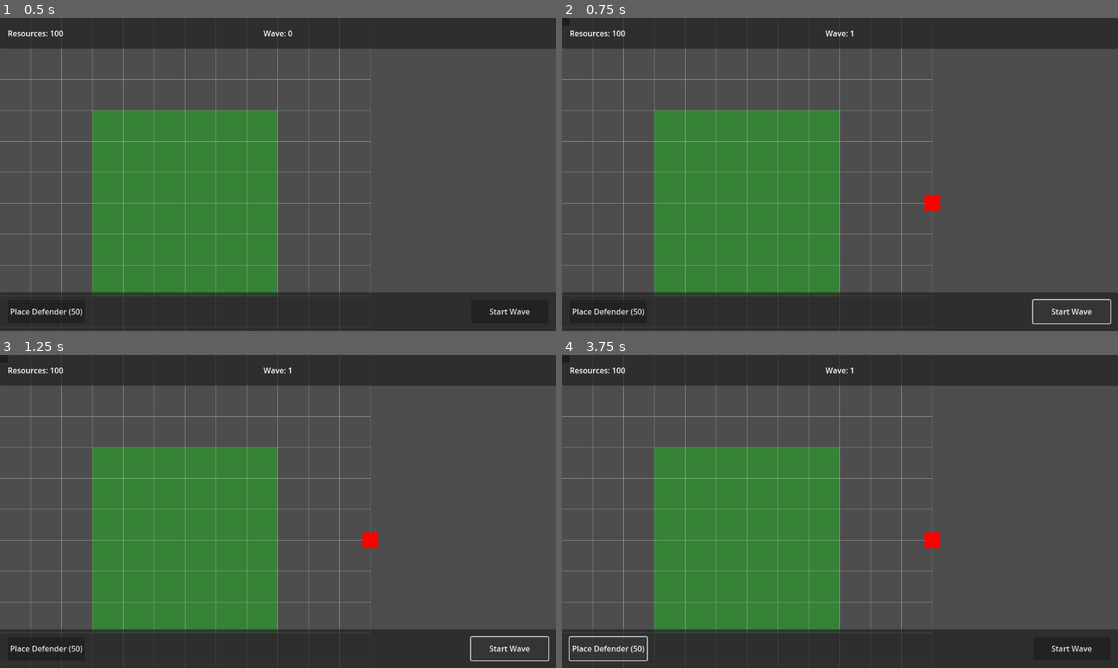
Above: before the commit, frames 1-4 (two rows, left to right).
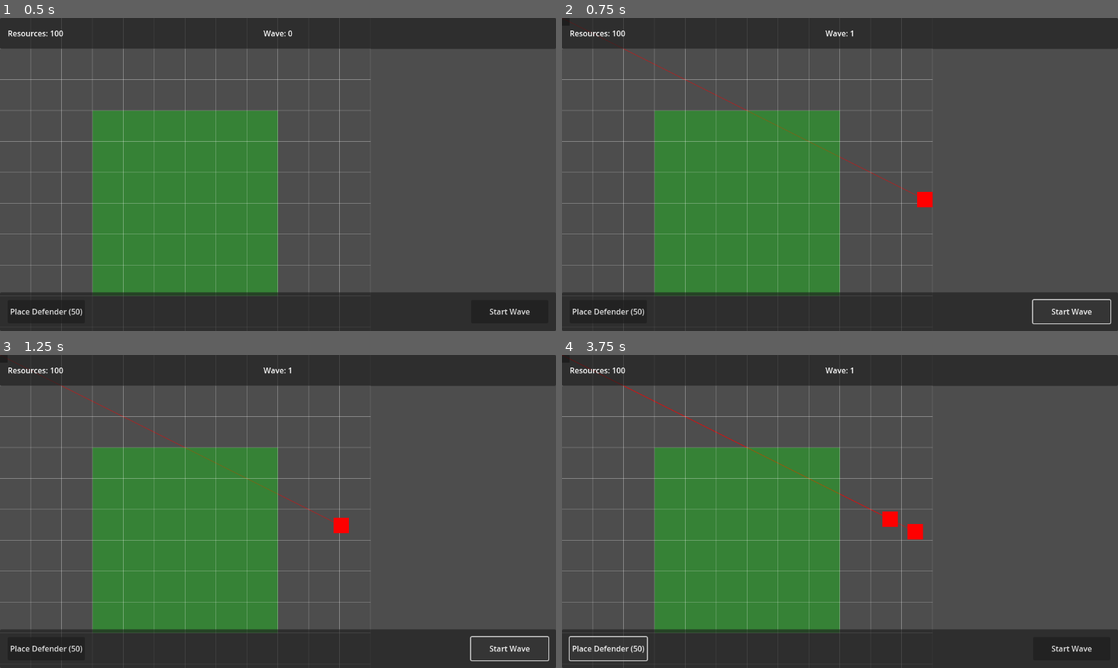
Above: after the commit, the same moments.

Repository: BerkZerker/Skyland-Defenders
Game: Godot game, scene res://scenes/game.tscn
The game is run twice, just before and just after one commit, with the same random seed, the same clock (stepped at 60 frames per second) and the same inputs.
Inputs:
- Up to frame 1 (0.5 s): no input
- Up to frame 2 (0.75 s): click "Start Wave" at 0.5 s
- Up to frame 3 (1.25 s): no input
- Up to frame 4 (3.75 s): click "Start Wave" at 1.25 s; click "Place Defender (50)" at 2 s; click "Place Defender (50)" at 2.75 s; click "Place Defender (50)" at 3.5 s

Frame 1 is identical in both runs. In frame 2, 0.4% of the frame differs, in the area x 0-69%, y 0-62%; in frame 3, 0.5%; in frame 4, 0.7%.
Error after the commit: Invalid access to property or key 'position' on a base object of type 'previously freed'. (res://scripts/enemy.gd:51)

Commit message:
enemy movement

Diff:
--- a/scenes/game.tscn
+++ b/scenes/game.tscn
@@ -7,11 +7,11 @@
 [node name="Game" type="Node2D"]
 script = ExtResource("1_76dmx")
 
+[node name="Camera2D" type="Camera2D" parent="."]
+anchor_mode = 0
+
 [node name="GridSystem" type="Node2D" parent="."]
 script = ExtResource("2_u4k2b")
-
-[node name="Camera2D" type="Camera2D" parent="."]
-anchor_mode = 0
 
 [node name="WaveSystem" type="Node2D" parent="."]
 script = ExtResource("3_w4k3p")
--- a/scripts/defender.gd
+++ b/scripts/defender.gd
@@ -15,6 +15,10 @@
 @onready var range_area: Area2D = $RangeArea
 
 func _ready() -> void:
+	# Add to defenders group
+	add_to_group("defenders")
+	print("Defender: Added to defenders group")
+
 	# Set up the range area
 	var collision_shape = range_area.get_node("CollisionShape2D")
 	var circle_shape = collision_shape.shape as CircleShape2D
--- a/scripts/enemy.gd
+++ b/scripts/enemy.gd
@@ -6,35 +6,76 @@
 @export var attack_damage: float = 10.0
 @export var attack_range: float = 40.0
 @export var attack_cooldown: float = 1.0
+@export var target_update_interval: float = 1.0  # How often to update target
 
 # State management
 var current_health: float = max_health
 var can_attack: bool = true
 var current_target: Node2D = null
+var target_update_timer: float = 0.0
+
+# Movement and pathing
+var path_to_target: Vector2 = Vector2.ZERO
+var last_target_pos: Vector2 = Vector2.ZERO
 
 # Node references
 @onready var attack_area: Area2D = $AttackArea
 @onready var visual: ColorRect = $ColorRect
+@onready var path_line: Line2D = $PathLine if has_node("PathLine") else null
 
 func _ready() -> void:
 	current_health = max_health
 	add_to_group("enemies")
+	print("Enemy: Added to enemies group")
+
+	# Initialize path visualization if it doesn't exist
+	if not path_line and Engine.is_editor_hint() == false:
+		path_line = Line2D.new()
+		path_line.name = "PathLine"
+		path_line.width = 2.0
+		path_line.default_color = Color(1, 0, 0, 0.4)  # Semi-transparent red
+		path_line.z_index = -1  # Draw behind the enemy
+		add_child(path_line)
+
+	# Find defenders right away
 	find_closest_defender()
 
 func _physics_process(delta: float) -> void:
+	# Update target periodically to always move toward closest defender
+	target_update_timer += delta
+	if target_update_timer >= target_update_interval:
+		target_update_timer = 0
+		find_closest_defender()
+
 	if current_target:
-		if position.distance_to(current_target.position) > attack_range:
-			# Move towards target
+		print("Enemy: Moving toward target at ", current_target.position)
+		# Check if we're in attack range
+		var distance_to_target = position.distance_to(current_target.position)
+
+		if distance_to_target > attack_range:
+			# Update path if target moved significantly
+			if last_target_pos.distance_to(current_target.position) > 20:
+				update_path_to_target()
+
+			# Move towards target using linear movement
 			var direction = (current_target.position - position).normalized()
 			velocity = direction * movement_speed
+			print("Enemy: Moving with velocity ", velocity)
 			move_and_slide()
+			print("Enemy: New position ", position)
+
+			# Update path visualization
+			update_path_visualization()
 		elif can_attack:
 			attack_target()
 	else:
+		print("Enemy: No target found, searching...")
 		find_closest_defender()
 
 func find_closest_defender() -> void:
 	var defenders = get_tree().get_nodes_in_group("defenders")
+	print("Enemy: Searching for defenders, found: ", defenders.size())
+
 	if defenders.size() > 0:
 		var closest_defender = null
 		var closest_distance = INF
@@ -46,6 +87,23 @@
 				closest_defender = defender
 
 		current_target = closest_defender
+		print("Enemy: Found target at position ", current_target.position if current_target else "none")
+
+		if current_target:
+			last_target_pos = current_target.position
+			update_path_to_target()
+
+func update_path_to_target() -> void:
+	if current_target:
+		# For basic linear movement, the path is just a straight line
+		path_to_target = current_target.position
+		last_target_pos = current_target.position
+
+func update_path_visualization() -> void:
+	if path_line and current_target:
+		path_line.clear_points()
+		path_line.add_point(Vector2.ZERO)  # Local origin point
+		path_line.add_point(current_target.position - position)  # Direction to target
 
 func take_damage(amount: float) -> void:
 	current_health -= amount
@@ -73,6 +131,7 @@
 func _on_attack_area_area_entered(area: Area2D) -> void:
 	if area.get_parent().is_in_group("defenders"):
 		current_target = area.get_parent()
+		update_path_to_target()
 
 func _on_attack_area_area_exited(area: Area2D) -> void:
 	if area.get_parent() == current_target:
Not shown, changed: memory-bank/activeContext.md
Not shown, changed: memory-bank/progress.md
